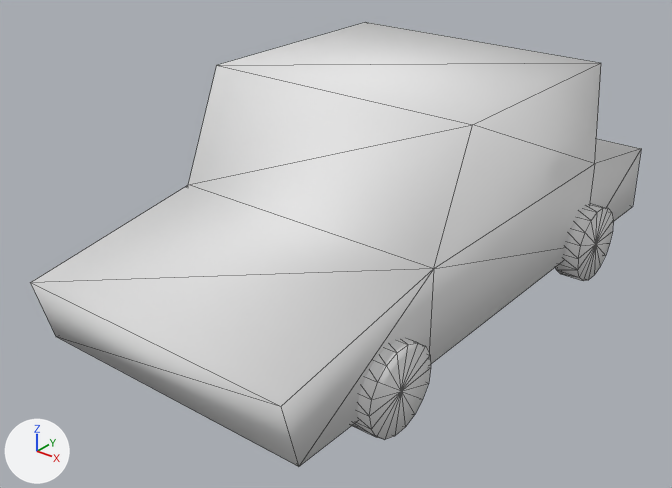
Before and after pictures for a commit that changed the OBJ model Breathy/opengltest/src/main/res/raw/simplecar.obj.
Before and after are seen from a 50 mm camera at (0.322, -0.449, 0.272) aimed at (-0.013, -0.031, 0.013). Arrows for +X, +Y and +Z are at lower left; the lights stay in place. Mesh edges are drawn as thin lines. Where no turn or scale is listed for an object, it has been applied to the vertices.

The older version as bpy lines, for what is in view:
```python
me_car_06_002_car_06 = bpy.data.meshes.new('Car_06.002_Car_06')
me_car_06_002_car_06.from_pydata(...)  # 172 vertices, 324 faces; spans x -0.102..0.103, y -0.2..0.198, z -0.031..0.12
me_car_06_002_car_06.materials.append(mat_car_08)  # white #e7e7e7
# before: 16 (-0.092, 0.104, 0.12) at pixel (365, 22), 17 (-0.092, -0.05, 0.12) at pixel (216, 65), 18 (0.092, -0.05, 0.12) at pixel (472, 124), 19 (0.092, 0.104, 0.12) at pixel (601, 62)
ob_car_06_002_car_06 = bpy.data.objects.new('Car_06.002_Car_06', me_car_06_002_car_06)
ob_car_06_002_car_06.location = (0.0, 0.0, 0.0)
```
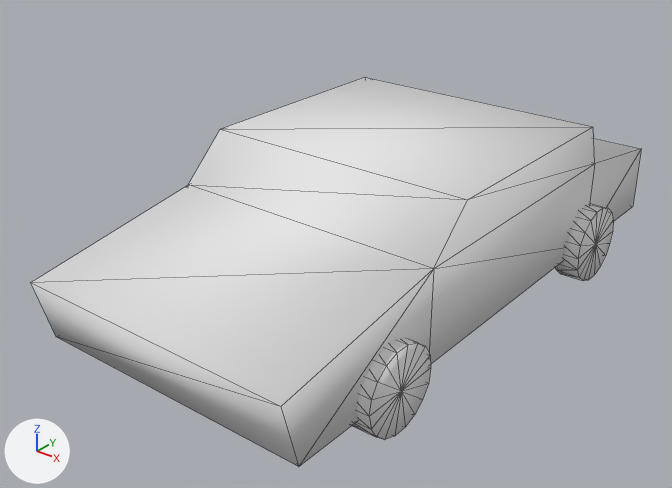
Where the change shows, as pixel boxes [x1, y1, x2, y2] in the pictures (672 x 488 px; the box of a moved part takes in the faces that stretch with it):
'Car_06.002_Car_06', reshaped (13% shorter)
    before: [30, 22, 641, 467]
    after: [30, 78, 641, 467]
part 1 of me_car_06_002_car_06, moved or reshaped
    before: [188, 22, 601, 269]
    after: [188, 78, 595, 269]

Diff of the bpy script that builds the scene:
```diff
--- a/Breathy/opengltest/src/main/res/raw/simplecar.obj.py
+++ b/Breathy/opengltest/src/main/res/raw/simplecar.obj.py
@@ me_car_06_002_car_06 @@
 me_car_06_002_car_06.from_pydata(...)  # 172 vertices, 324 faces; spans x -0.102..0.103, y -0.2..0.198, z -0.031..0.12
 # used by ob_car_06_002_car_06; location = (0.0, 0.0, 0.0)
+# me_car_06_002_car_06 part 1
+for i in [*range(16, 20)]: me_car_06_002_car_06.vertices[i].co += Vector((0.0, 0.0, -0.042))
 me_car_06_002_car_06.materials.append(mat_car_08)
```
